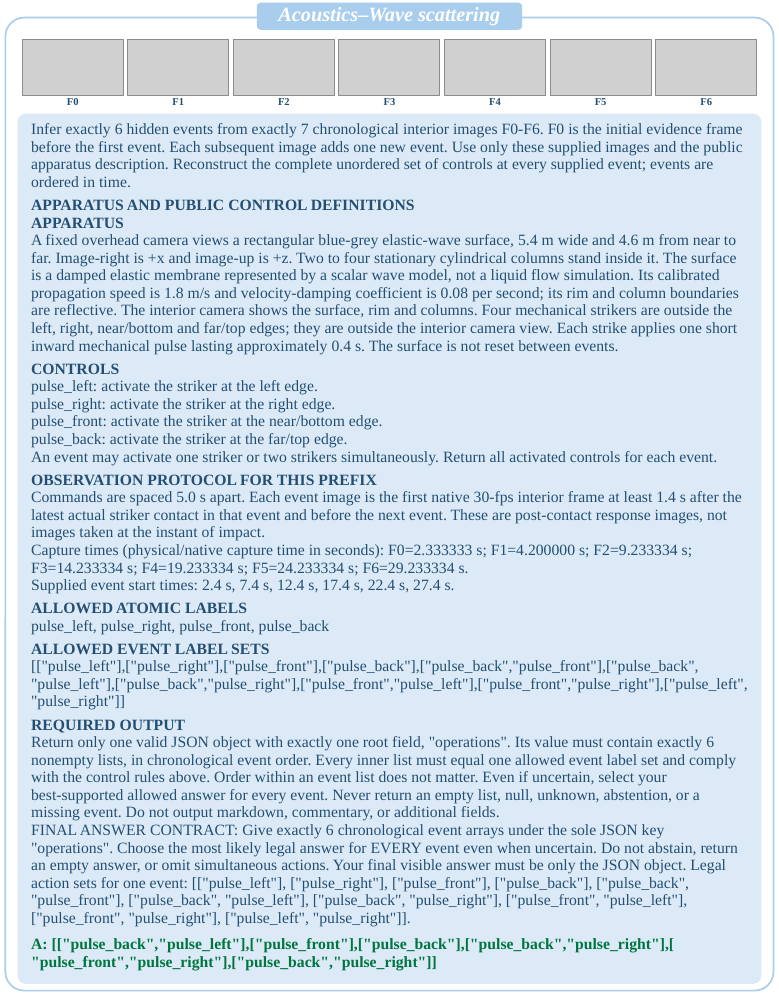
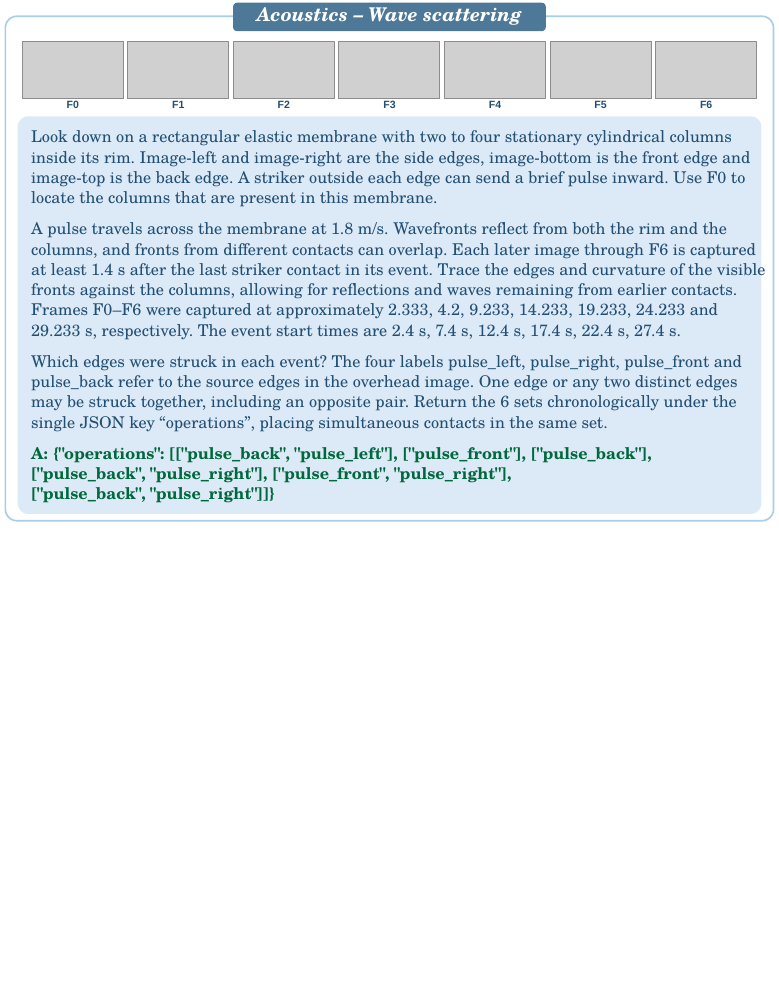
Before and after one commit to PIER-Lab/CaveBench, a slide deck: slide 14 of docs/assets/cases/CaveBench_Case_Studies.pptx. Drawn at 779x1008 pixels with LibreOffice and Linux fonts; fonts in the diff are those of the drawing; grey boxes stand for pictures. Boxes give left, top, right and bottom in pixels: in the first picture for what was removed or moved away, otherwise in the second. Text is boxed around its words. In the diff, an @@ line names an element or a change of style, - is before the commit and + after.

```diff
--- a/docs/assets/cases/CaveBench_Case_Studies.pptx
+++ b/docs/assets/cases/CaveBench_Case_Studies.pptx
@@ rounded rectangle: place and size @@
-rounded rectangle at [6,18,774,990]
+rounded rectangle at [6,17,774,521]
@@ rounded rectangle at [6,17,774,521]: proportions changed @@
@@ rounded rectangle: place and size @@
-rounded rectangle at [257,3,523,30]
+rounded rectangle at [233,3,545,31]
@@ rounded rectangle at [233,3,545,31]: fill #A9CEED to #4D7898; proportions changed @@
@@ text at [257,1,522,25]: text changed; size 15 to 14 pt; font Times New Roman to TeX Gyre Schola @@
-Acoustics–Wave scattering
+Acoustics – Wave scattering
@@ rounded rectangle at [18,116,761,513]: proportions changed @@
@@ rounded rectangle: place and size @@
-rounded rectangle at [18,114,761,984]
+rounded rectangle at [18,116,761,513]
@@ font Times New Roman to Arial, text colour #244F72 to #224F73 in 7 elements at [67,100,79,108], [172,100,184,108], [278,100,290,108], [383,100,395,108], [489,101,501,108], [594,100,606,108], [700,100,712,111] @@
@@ text at [31,130,750,207]: text changed; size 11.6 to 12 pt; font Times New Roman to TeX Gyre Schola; text colour #244F72 to #224F73 @@
-Infer exactly 6 hidden events from exactly 7 chronological interior images F0-F6. F0 is the initial evidence frame
-before the first event. Each subsequent image adds one new event. Use only these supplied images and the public
-apparatus description. Reconstruct the complete unordered set of controls at every supplied event; events are
-ordered in time.
+Look down on a rectangular elastic membrane with two to four stationary cylindrical columns
+inside its rim. Image-left and image-right are the side edges, image-bottom is the front edge and
+image-top is the back edge. A striker outside each edge can send a brief pulse inward. Use F0 to
+locate the columns that are present in this membrane.
@@ text at [31,222,766,340]: text changed; size 11.6 to 12 pt; font Times New Roman to TeX Gyre Schola; text colour #244F72 to #224F73; bold off @@
-APPARATUS AND PUBLIC CONTROL DEFINITIONS
+A pulse travels across the membrane at 1.8 m/s. Wavefronts reflect from both the rim and the
+columns, and fronts from different contacts can overlap. Each later image through F6 is captured
+at least 1.4 s after the last striker contact in its event. Trace the edges and curvature of the visible
+fronts against the columns, allowing for reflections and waves remaining from earlier contacts.
+Frames F0–F6 were captured at approximately 2.333, 4.2, 9.233, 14.233, 19.233, 24.233 and
+29.233 s, respectively. The event start times are 2.4 s, 7.4 s, 12.4 s, 17.4 s, 22.4 s, 27.4 s.
@@ text removed at [31,234,739,354] @@
-A fixed overhead camera views a rectangular blue-grey elastic-wave surface, 5.4 m wide and 4.6 m from near to
-far. Image-right is +x and image-up is +z. Two to four stationary cylindrical columns stand inside it. The surface
-is a damped elastic membrane represented by a scalar wave model, not a liquid flow simulation. Its calibrated
-propagation speed is 1.8 m/s and velocity-damping coefficient is 0.08 per second; its rim and column boundaries
-are reflective. The interior camera shows the surface, rim and columns. Four mechanical strikers are outside the
-left, right, near/bottom and far/top edges; they are outside the interior camera view. Each strike applies one short
-inward mechanical pulse lasting approximately 0.4 s. The surface is not reset between events.
@@ text at [31,355,742,432]: text changed; size 11.6 to 12 pt; font Times New Roman to TeX Gyre Schola; text colour #244F72 to #224F73; bold off @@
-APPARATUS
+Which edges were struck in each event? The four labels pulse_left, pulse_right, pulse_front and
+pulse_back refer to the source edges in the overhead image. One edge or any two distinct edges
+may be struck together, including an opposite pair. Return the 6 sets chronologically under the
+single JSON key “operations”, placing simultaneous contacts in the same set.
@@ text removed at [31,363,119,374] @@
-CONTROLS
@@ text removed at [31,380,318,395] @@
-pulse_left: activate the striker at the left edge.
@@ text removed at [31,398,336,412] @@
-pulse_right: activate the striker at the right edge.
@@ text removed at [31,415,383,430] @@
-pulse_front: activate the striker at the near/bottom edge.
@@ text at [31,447,652,503]: text changed; size 11.6 to 12 pt; font Times New Roman to TeX Gyre Schola; text colour #00753F to #00683C @@
-A: [["pulse_back","pulse_left"],["pulse_front"],["pulse_back"],["pulse_back","pulse_right"],[
-"pulse_front","pulse_right"],["pulse_back","pulse_right"]]
+A: {"operations": [["pulse_back", "pulse_left"], ["pulse_front"], ["pulse_back"],
+["pulse_back", "pulse_right"], ["pulse_front", "pulse_right"],
+["pulse_back", "pulse_right"]]}
@@ text removed at [31,433,348,448] @@
-pulse_back: activate the striker at the far/top edge.
@@ text removed at [31,451,717,465] @@
-An event may activate one striker or two strikers simultaneously. Return all activated controls for each event.
@@ text removed at [31,474,376,486] @@
-OBSERVATION PROTOCOL FOR THIS PREFIX
@@ text removed at [31,491,742,541] @@
-Commands are spaced 5.0 s apart. Each event image is the first native 30-fps interior frame at least 1.4 s after the
-latest actual striker contact in that event and before the next event. These are post-contact response images, not
-images taken at the instant of impact.
@@ text removed at [31,544,692,575] @@
-Capture times (physical/native capture time in seconds): F0=2.333333 s; F1=4.200000 s; F2=9.233334 s;
-F3=14.233334 s; F4=19.233334 s; F5=24.233334 s; F6=29.233334 s.
@@ text removed at [31,579,455,594] @@
-Supplied event start times: 2.4 s, 7.4 s, 12.4 s, 17.4 s, 22.4 s, 27.4 s.
@@ text removed at [31,602,247,614] @@
-ALLOWED ATOMIC LABELS
@@ text removed at [31,620,330,634] @@
-pulse_left, pulse_right, pulse_front, pulse_back
@@ text removed at [31,643,269,655] @@
-ALLOWED EVENT LABEL SETS
@@ text removed at [31,660,748,710] @@
-[["pulse_left"],["pulse_right"],["pulse_front"],["pulse_back"],["pulse_back","pulse_front"],["pulse_back",
-"pulse_left"],["pulse_back","pulse_right"],["pulse_front","pulse_left"],["pulse_front","pulse_right"],["pulse_left",
-"pulse_right"]]
@@ text removed at [31,719,185,733] @@
-REQUIRED OUTPUT
@@ text removed at [31,736,736,821] @@
-Return only one valid JSON object with exactly one root field, "operations". Its value must contain exactly 6
-nonempty lists, in chronological event order. Every inner list must equal one allowed event label set and comply
-with the control rules above. Order within an event list does not matter. Even if uncertain, select your
-best-supported allowed answer for every event. Never return an empty list, null, unknown, abstention, or a
-missing event. Do not output markdown, commentary, or additional fields.
@@ text removed at [31,824,738,926] @@
-FINAL ANSWER CONTRACT: Give exactly 6 chronological event arrays under the sole JSON key
-"operations". Choose the most likely legal answer for EVERY event even when uncertain. Do not abstain, return
-an empty answer, or omit simultaneous actions. Your final visible answer must be only the JSON object. Legal
-action sets for one event: [["pulse_left"], ["pulse_right"], ["pulse_front"], ["pulse_back"], ["pulse_back",
-"pulse_front"], ["pulse_back", "pulse_left"], ["pulse_back", "pulse_right"], ["pulse_front", "pulse_left"],
-["pulse_front", "pulse_right"], ["pulse_left", "pulse_right"]].
```
Also in this commit, not shown: 20 other slides changed, 19 slides added, 19 slides removed.
